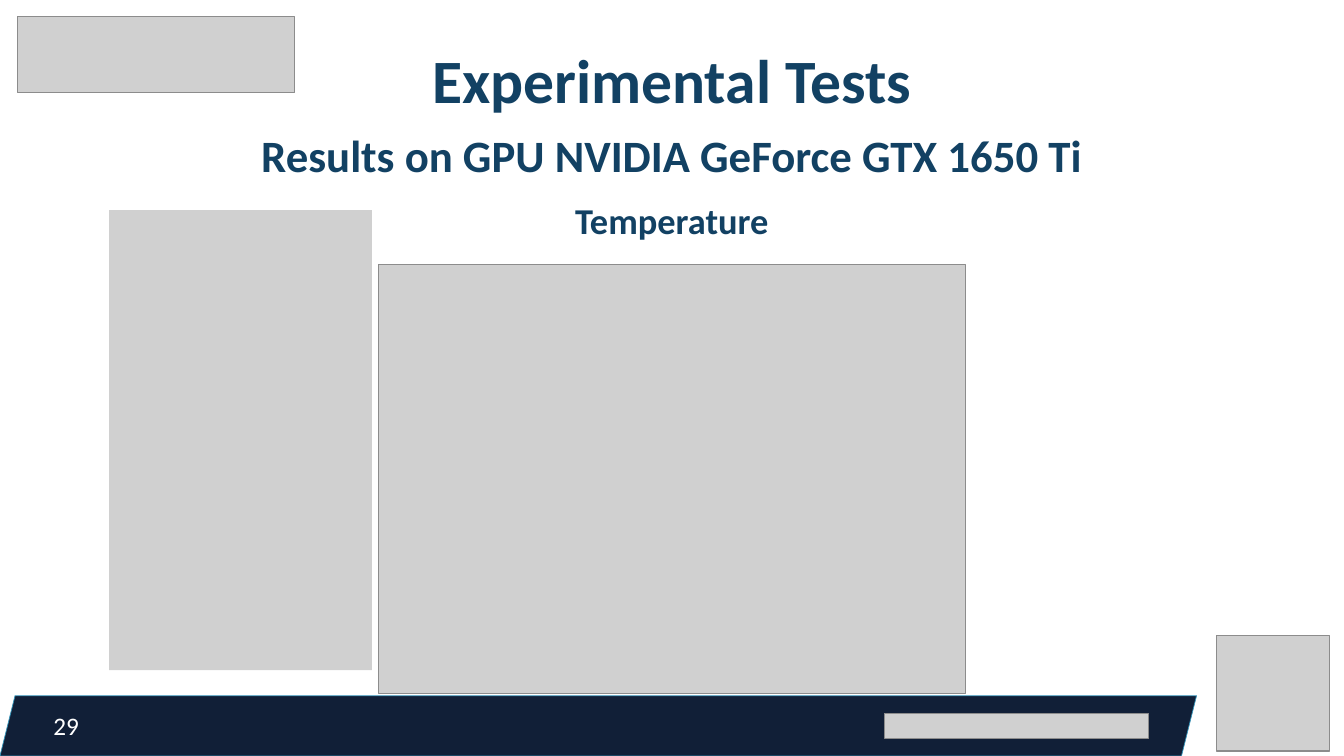
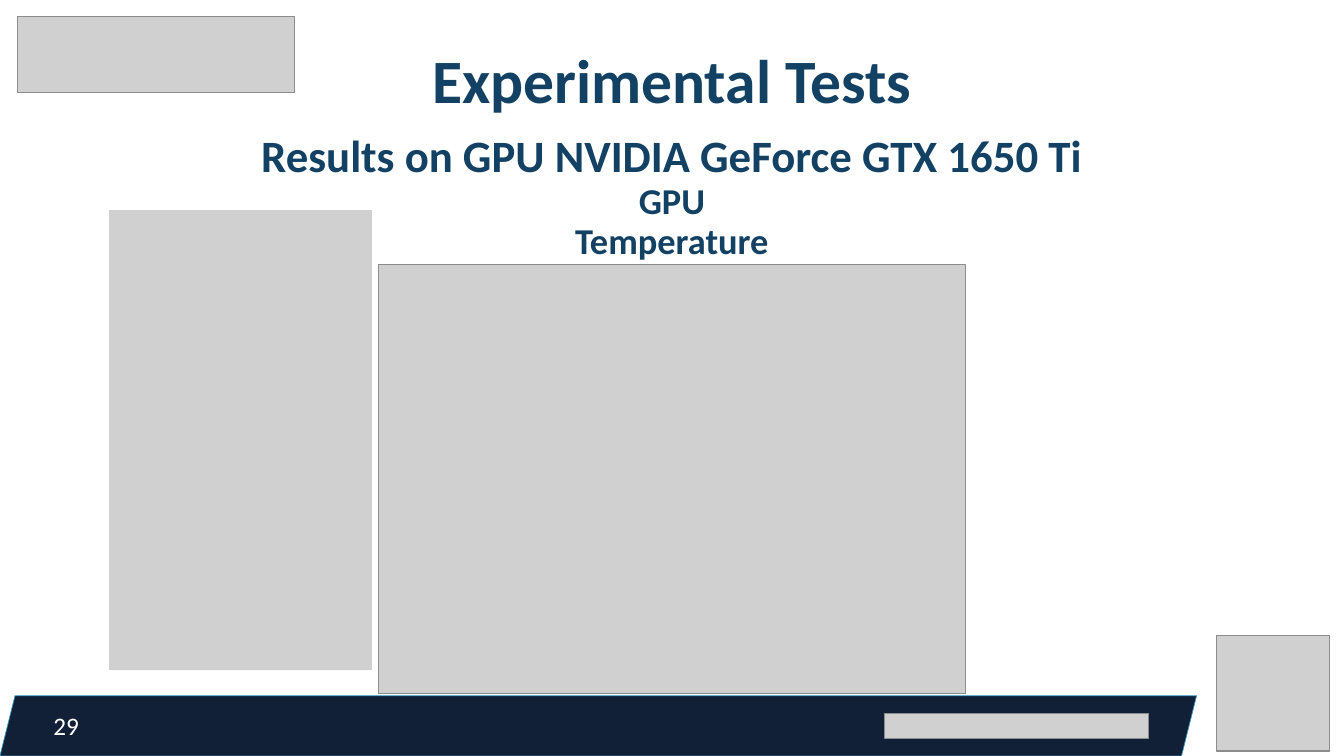
Before and after one commit to federicorossifr/eupilot-cini-mandown, a slide deck: slide 29 of pp_12_01_23.pptx. Drawn at 1344x756 pixels with LibreOffice and Linux fonts; fonts in the diff are those of the drawing; grey boxes stand for pictures. Boxes give left, top, right and bottom in pixels: in the first picture for what was removed or moved away, otherwise in the second. Text is boxed around its words. In the diff, an @@ line names an element or a change of style, - is before the commit and + after.

```diff
--- a/pp_12_01_23.pptx
+++ b/pp_12_01_23.pptx
@@ text at (575, 190, 768, 260): text changed @@
-Temperature
+GPU Temperature
```
Also in this commit, not shown: 4 other slides changed, 1 other file.
